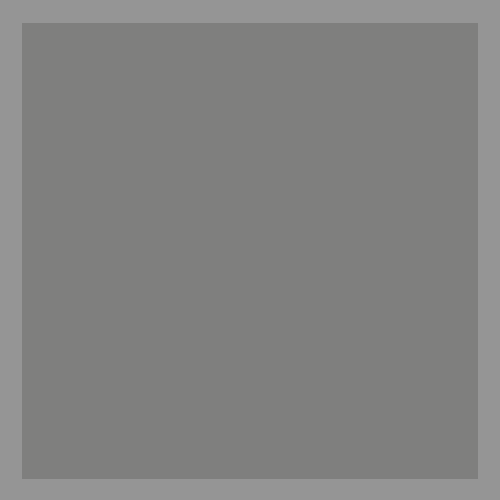
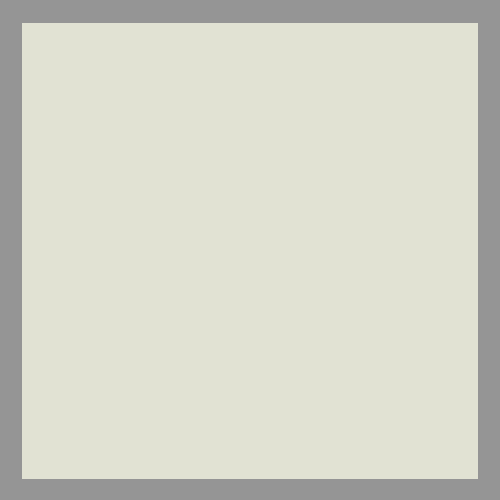
The second 500 x 500 image is a revision of the first. Changes to its layers:
hid "Rectangle 1 copy 2" over [22, 23, 478, 479]
showed "Rectangle 1 copy" over [22, 23, 478, 479]
